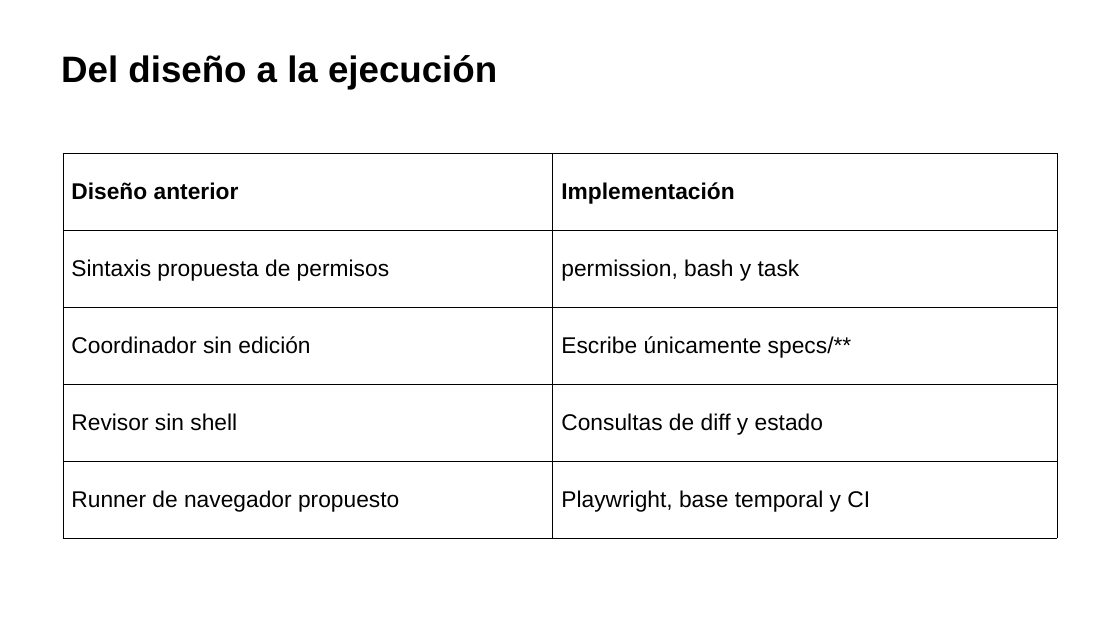
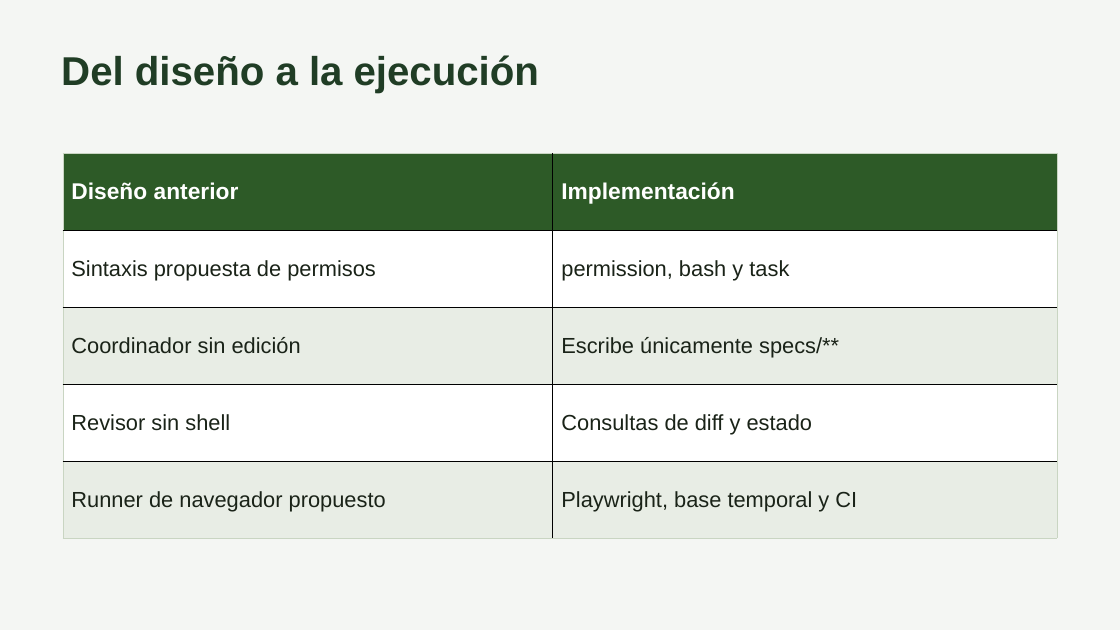
Before and after one commit to carlos-rubio-dev/bovicontrol-pro, a slide deck: slide 14 of docs/integrador/Presentacion.pptx. Drawn at 1120x630 pixels with LibreOffice and Linux fonts; fonts in the diff are those of the drawing. Boxes give left, top, right and bottom in pixels: in the first picture for what was removed or moved away, otherwise in the second. Text is boxed around its words. In the diff, an @@ line names an element or a change of style, - is before the commit and + after.

```diff
--- a/docs/integrador/Presentacion.pptx
+++ b/docs/integrador/Presentacion.pptx
@@ background #FFFFFF to #F4F6F3 @@
@@ text "Del diseño a la ejecución" at bbox=[61, 55, 539, 93]: size 31.5 to 34.5 pt, text colour #000000 to #203D25 @@
@@ table at bbox=[63, 153, 1057, 538] @@
@@ fill #FFFFFF to #2D5A27 in row 1 @@
@@ fill #FFFFFF to #E8EDE5 in 4 cells @@
@@ text colour #000000 to #FFFFFF in "Diseño anterior", "Implementación" @@
@@ size 19.5 to 18.8 pt, text colour #000000 to #1A2318 in "Sintaxis propuesta de permisos", "permission, bash y task", "Coordinador sin edición", "Escribe únicamente specs/**" and 4 more places @@
@@ borders changed @@
```
Also in this commit, not shown: 16 other slides changed.
